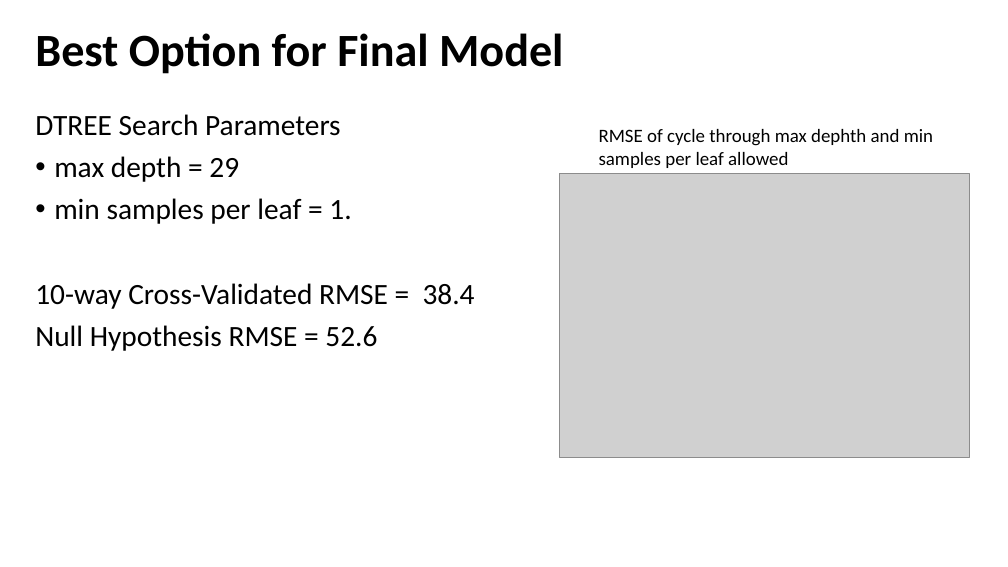
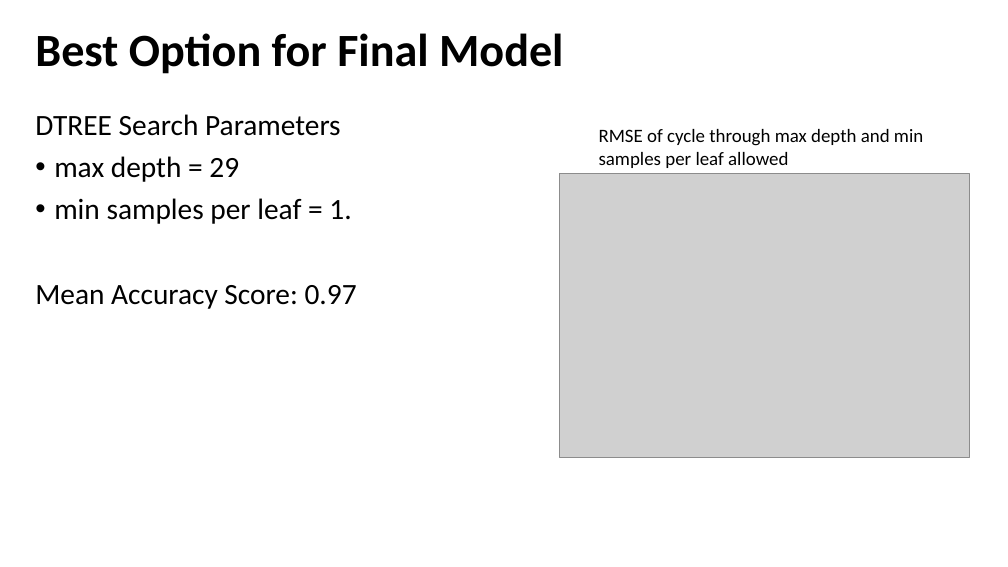
Before and after one commit to mkcullen228/sfdat22_work, a slide deck: slide 10 of final_project/final_project_presentation.pptx. Drawn at 1008x567 pixels with LibreOffice and Linux fonts; fonts in the diff are those of the drawing; grey boxes stand for pictures. Boxes give left, top, right and bottom in pixels: in the first picture for what was removed or moved away, otherwise in the second. Text is boxed around its words. In the diff, an @@ line names an element or a change of style, - is before the commit and + after.

Commit message:
adding ppt for presentation

```diff
--- a/final_project/final_project_presentation.pptx
+++ b/final_project/final_project_presentation.pptx
@@ text at bbox=[599, 129, 923, 168]: text changed @@
-RMSE of cycle through max dephth and min samples per leaf allowed
+RMSE of cycle through max depth and min samples per leaf allowed
@@ text at bbox=[35, 285, 357, 309]: text changed @@
-10-way Cross-Validated RMSE = 38.4
-Null Hypothesis RMSE = 52.6
+Mean Accuracy Score: 0.97
```
Also in this commit, not shown: 3 other slides changed, 1 slide removed.
